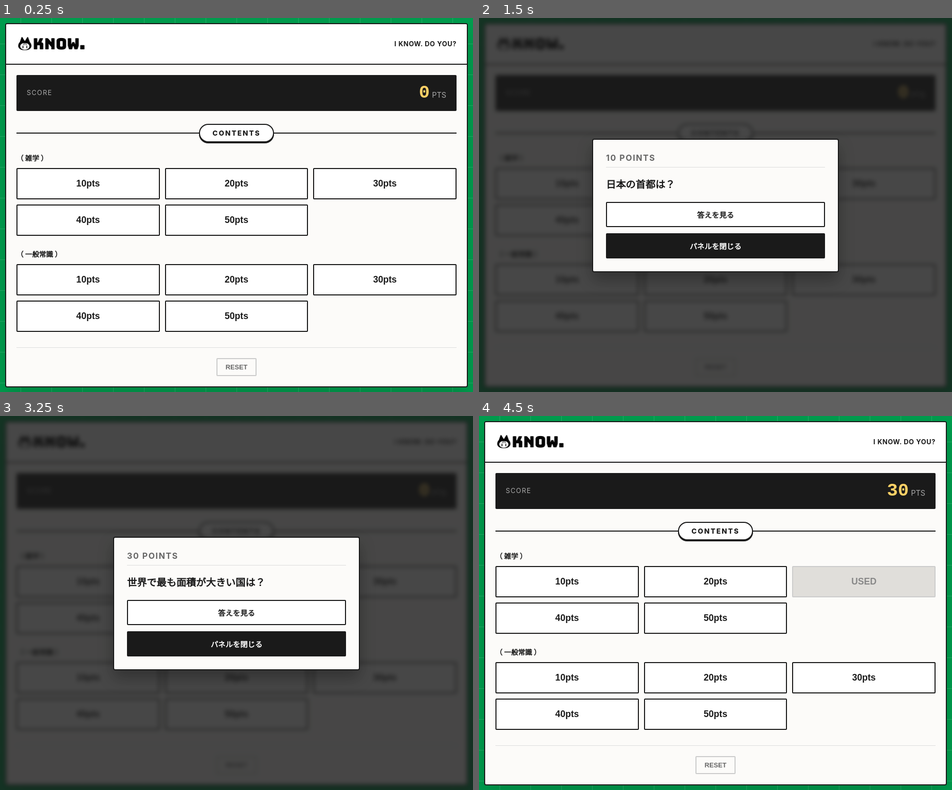
Above: before the commit, frames 1-4 (two rows, left to right).
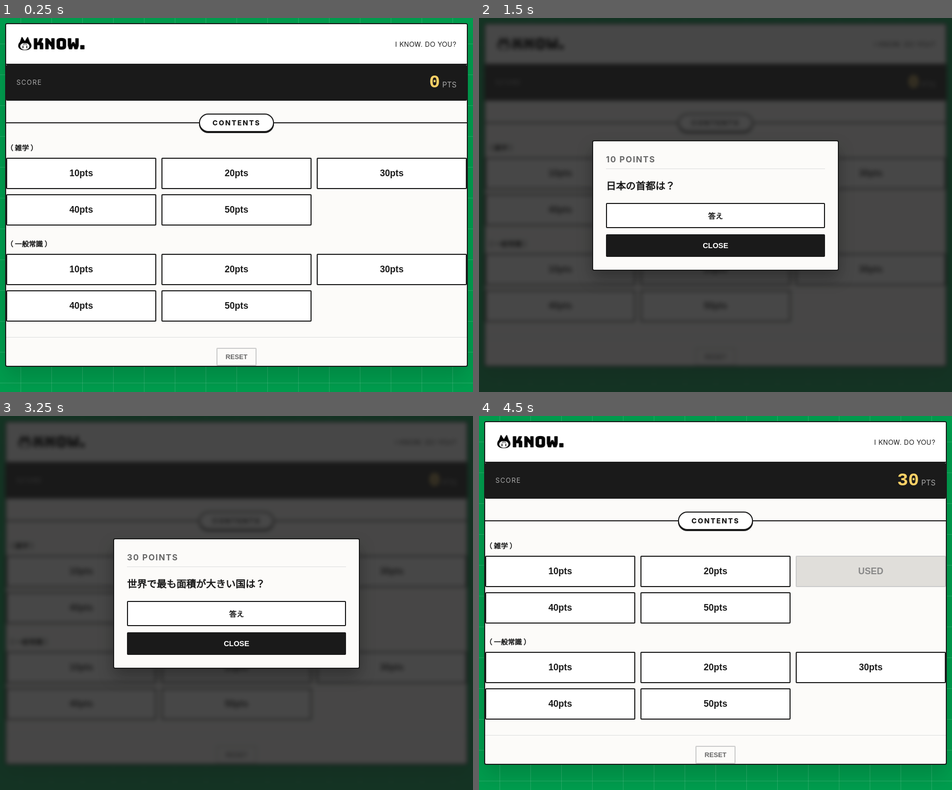
Above: after the commit, the same moments.

Repository: dotsunday/quiz_game
Game: browser game, page test.html
The game is run twice, just before and just after one commit, with the same random seed, the same clock (stepped at 60 frames per second) and the same inputs.
Inputs:
- Up to frame 1 (0.25 s): no input
- Up to frame 2 (1.5 s): click "10pts" at 1.27 s
- Up to frame 3 (3.25 s): click "パネルを閉じる" (after the commit: "CLOSE") at 1.77 s; click "50pts" at 1.87 s; click "パネルを閉じる" (after the commit: "CLOSE") at 2.47 s; click "30pts" at 3.07 s
- Up to frame 4 (4.5 s): click "答えを見る" (after the commit: "答え") at 3.67 s; click "正解！ (+PTS)" at 4.27 s

The runs differ from the first frame. In frame 1, 18% of the frame differs, in the area x 1-99%, y 6-99%; in frame 2, 13%; in frame 3, 13%; in frame 4, 20%.

Commit message:
Update test.html

Diff:
--- a/test.html
+++ b/test.html
@@ -59,7 +59,9 @@
   font-size: 0.8rem;
   letter-spacing: 0.05em;
   color: #1a1a1a;
-  font-weight: 700;
+  font-weight: 300;
+  font-family: "Helvetica Neue", Arial, sans-serif; /* すっきりした欧文書体に */
+}
 }
 
 /* コントロール全体レイアウト */
@@ -302,7 +304,7 @@
     <div class="question" id="question"></div>
 
     <button class="action reveal" onclick="showAnswer()" style="width:100%;">
-      答えを見る
+      答え
     </button>
 
     <div class="answer" id="answer"></div>
@@ -315,7 +317,7 @@
     </div>
 
     <button class="action close-btn" onclick="closeModal()">
-      パネルを閉じる
+      CLOSE
     </button>
   </div>
 </div>
